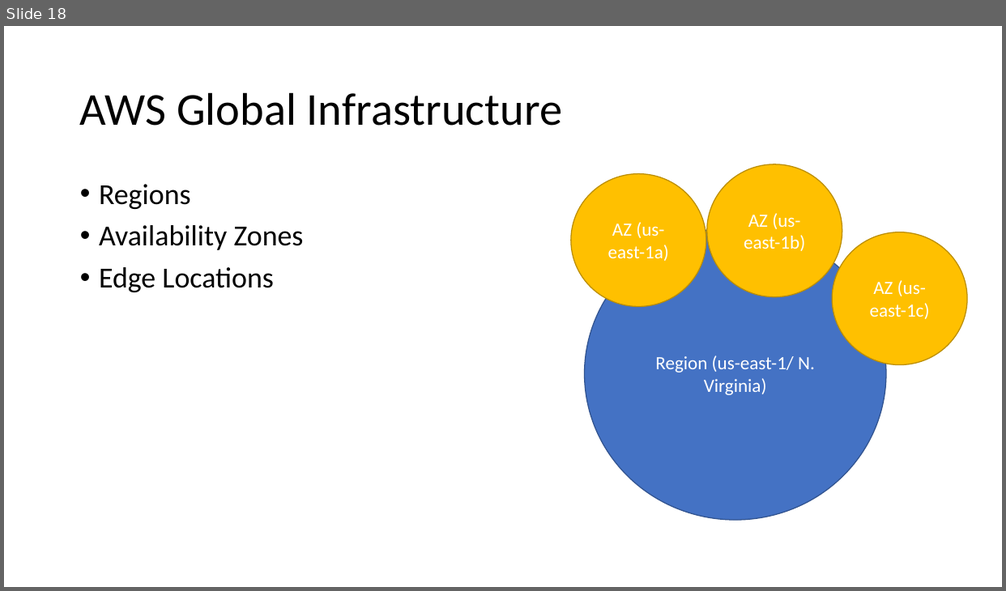
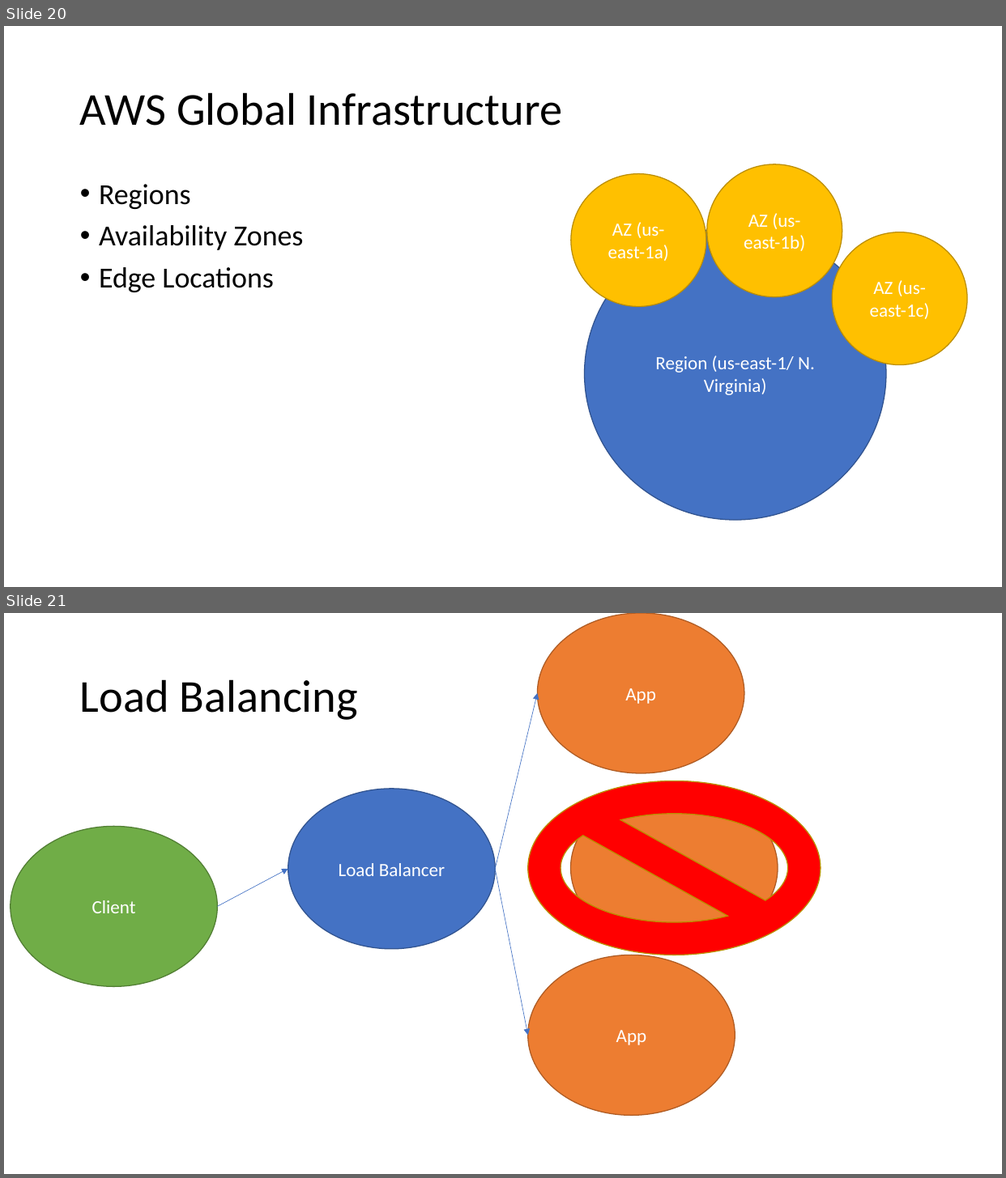
Before and after one commit to 200914ROC2/Training, a slide deck: 7Week-DevOps-AWS/7w-aws-devops.pptx. Shown one above the other, each under a label of ours: slide 18 before the commit, slides 20 and 21 after it. The pictures are 1006x591 and 1006x1178 pixels, drawn with LibreOffice and Linux fonts; fonts in the diff are those of the drawing. Boxes give left, top, right and bottom in pixels: in the first picture for what was removed or moved away, otherwise in the second. Text is boxed around its words. In the diff, an @@ line names an element or a change of style, - is before the commit and + after.

```diff
--- a/7Week-DevOps-AWS/7w-aws-devops.pptx
+++ b/7Week-DevOps-AWS/7w-aws-devops.pptx
@@ slide 21 added at <box>4,613,1002,1174</box>, background #FFFFFF @@
@@ ellipse added at <box>538,613,745,773</box>, fill #ED7D31, outline #AF5C24 1 pt, 18 pt, text #FFFFFF @@
+App
@@ title added at <box>80,679,358,720</box>, 44 pt, text #000000 @@
+Load Balancing
@@ arrow added from (495, 869) to (538, 693), #4472C4 0.5 pt @@
@@ no-entry sign added at <box>528,781,820,955</box>, fill #FF0000, outline #BD8E00 1 pt @@
@@ ellipse added at <box>288,789,496,949</box>, fill #4472C4, outline #325491 1 pt, 18 pt, text #FFFFFF @@
+Load Balancer
@@ ellipse added at <box>571,788,778,948</box>, fill #ED7D31, outline #AF5C24 1 pt, 18 pt, text #FFFFFF @@
+App
@@ ellipse added at <box>10,826,218,986</box>, fill #70AD47, outline #538035 1 pt, 18 pt, text #FFFFFF @@
+Client
@@ arrow added from (217, 906) to (288, 869), #4472C4 0.5 pt @@
@@ arrow added from (495, 869) to (528, 1035), #4472C4 0.5 pt @@
@@ ellipse added at <box>528,955,735,1115</box>, fill #ED7D31, outline #AF5C24 1 pt, 18 pt, text #FFFFFF @@
+App
@@ what was slide 18 is now slide 20 @@
```
Also in this commit, not shown: 3 slides changed, 3 other slides added.
